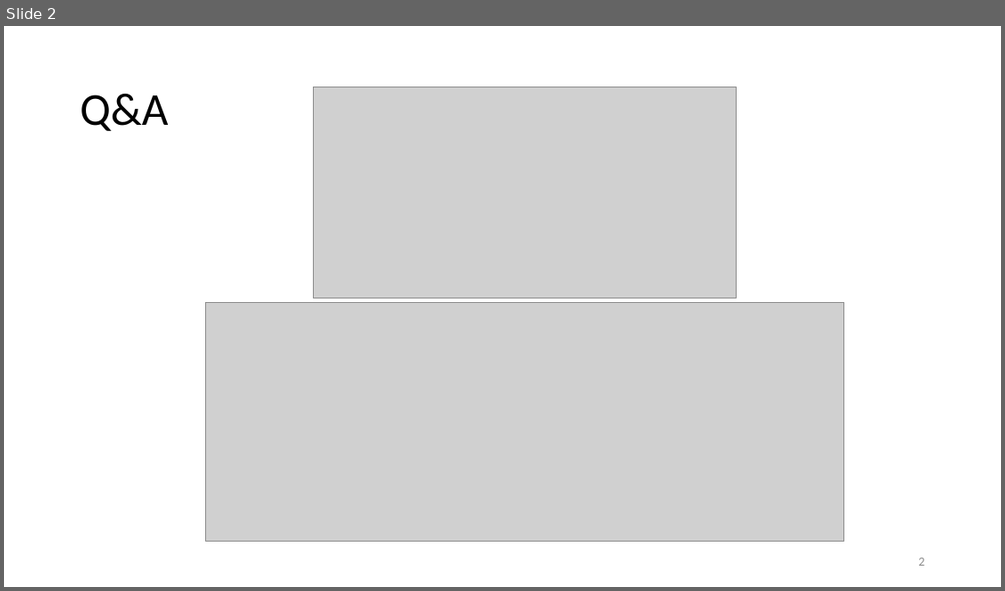
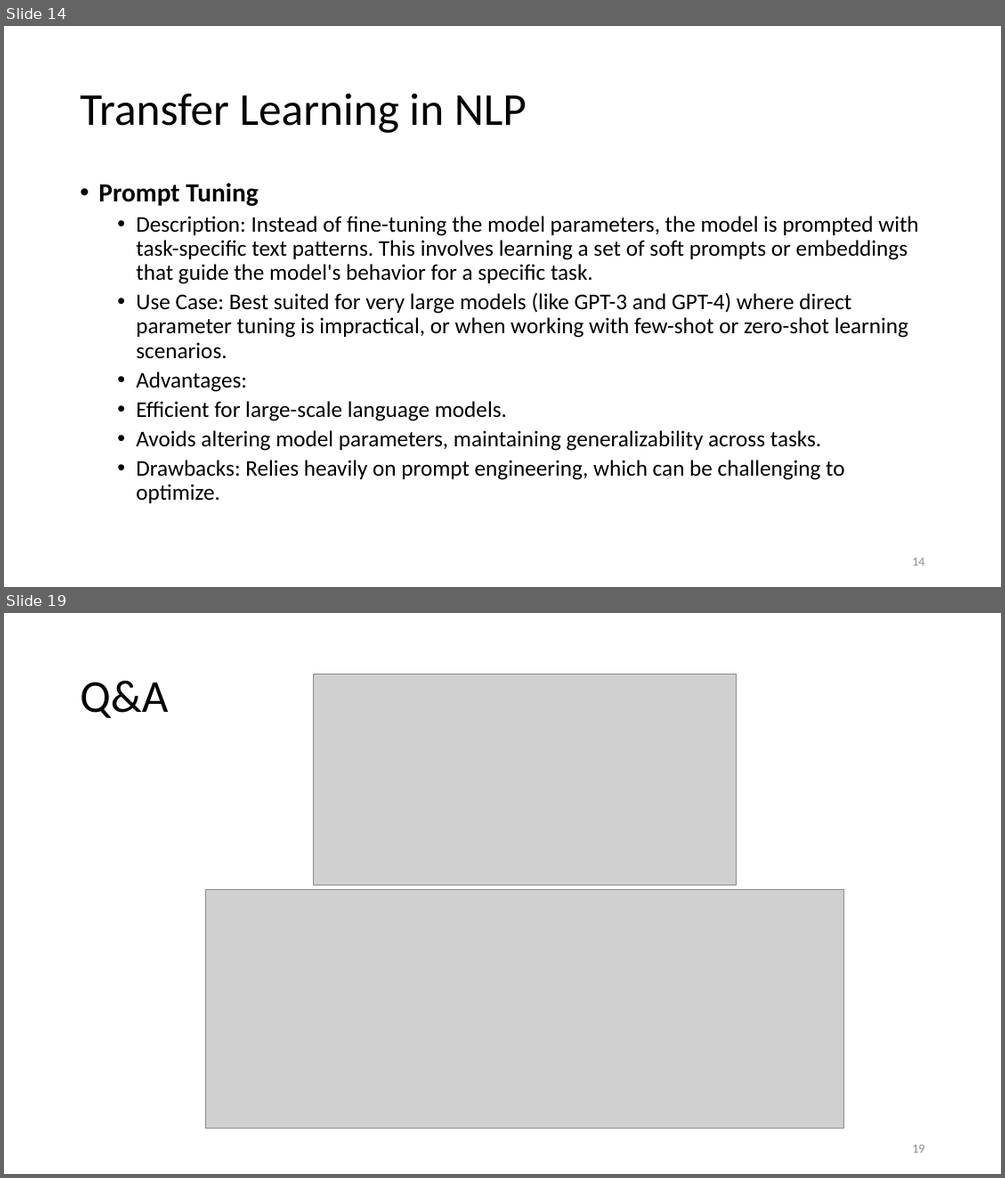
Before and after one commit to motazsaad/NLP-Seminar, a slide deck: slides/LLMs/Transfer learning (finetunning).pptx. Shown one above the other, each under a label of ours: slide 2 before the commit, slides 14 and 19 after it; the slides between them are not shown. The pictures are 1005x591 and 1005x1178 pixels, drawn with LibreOffice and Linux fonts; fonts in the diff are those of the drawing; grey boxes stand for pictures. Boxes give left, top, right and bottom in pixels: in the first picture for what was removed or moved away, otherwise in the second. Text is boxed around its words. In the diff, an @@ line names an element or a change of style, - is before the commit and + after.

```diff
--- a/slides/LLMs/Transfer learning (finetunning).pptx
+++ b/slides/LLMs/Transfer learning (finetunning).pptx
@@ slide 14 added at [4,26,1001,587], background #FFFFFF @@
@@ title added at [80,93,526,133], 44 pt, text #000000 @@
+Transfer Learning in NLP
@@ text added at [98,183,918,503], 21.6 pt, text #000000 @@
+• Prompt Tuning
+  • Description: Instead of fine-tuning the model parameters, the model is prompted with task-specific text patterns. This involves learning a set of soft prompts or embeddings that guide the model's behavior for a specific task.
+  • Use Case: Best suited for very large models (like GPT-3 and GPT-4) where direct parameter tuning is impractical, or when working with few-shot or zero-shot learning scenarios.
+  • Advantages:
+  • Efficient for large-scale language models.
+  • Avoids altering model parameters, maintaining generalizability across tasks.
+  • Drawbacks: Relies heavily on prompt engineering, which can be challenging to optimize.
@@ page number added at [912,557,924,565], 12 pt, text #8C8C8C @@
+14
@@ what was slide 2 is now slide 19 @@
@@ page number at [912,1144,924,1152]: text changed @@
-2
+19
```
Also in this commit, not shown: 16 other slides added.
